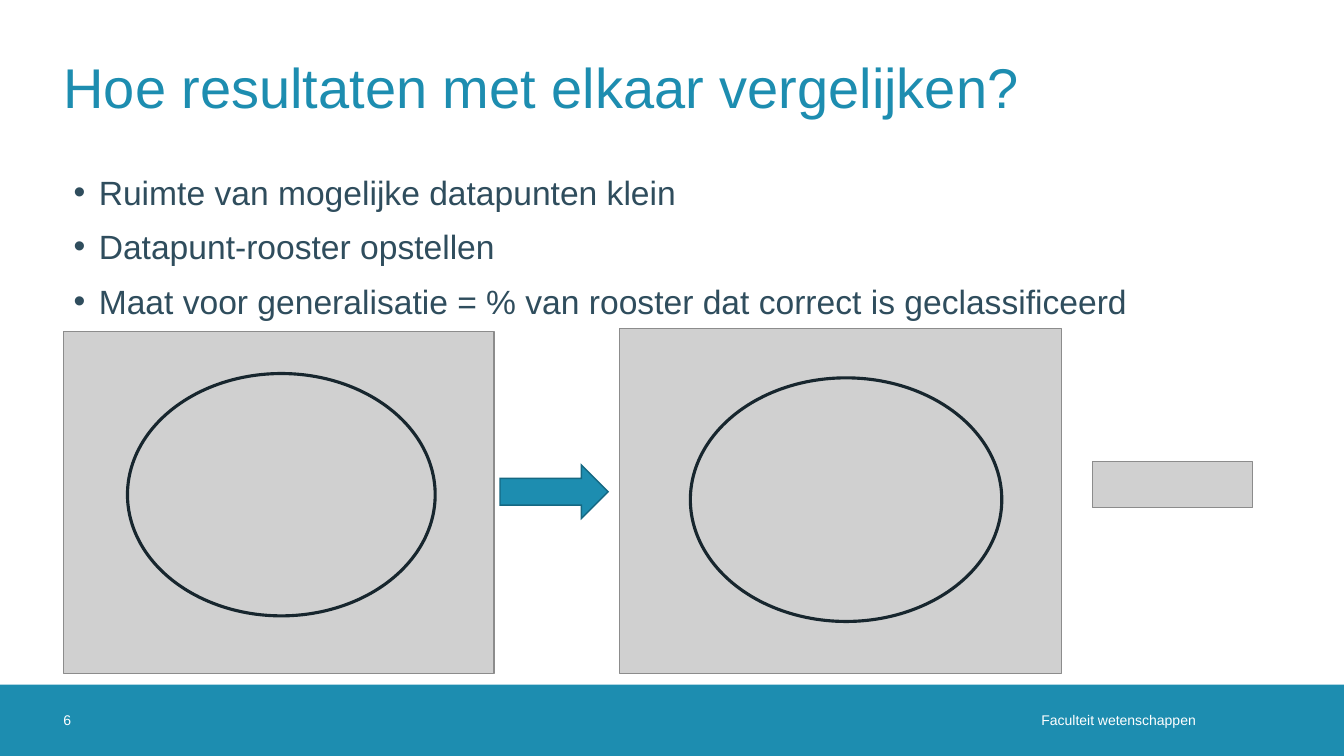
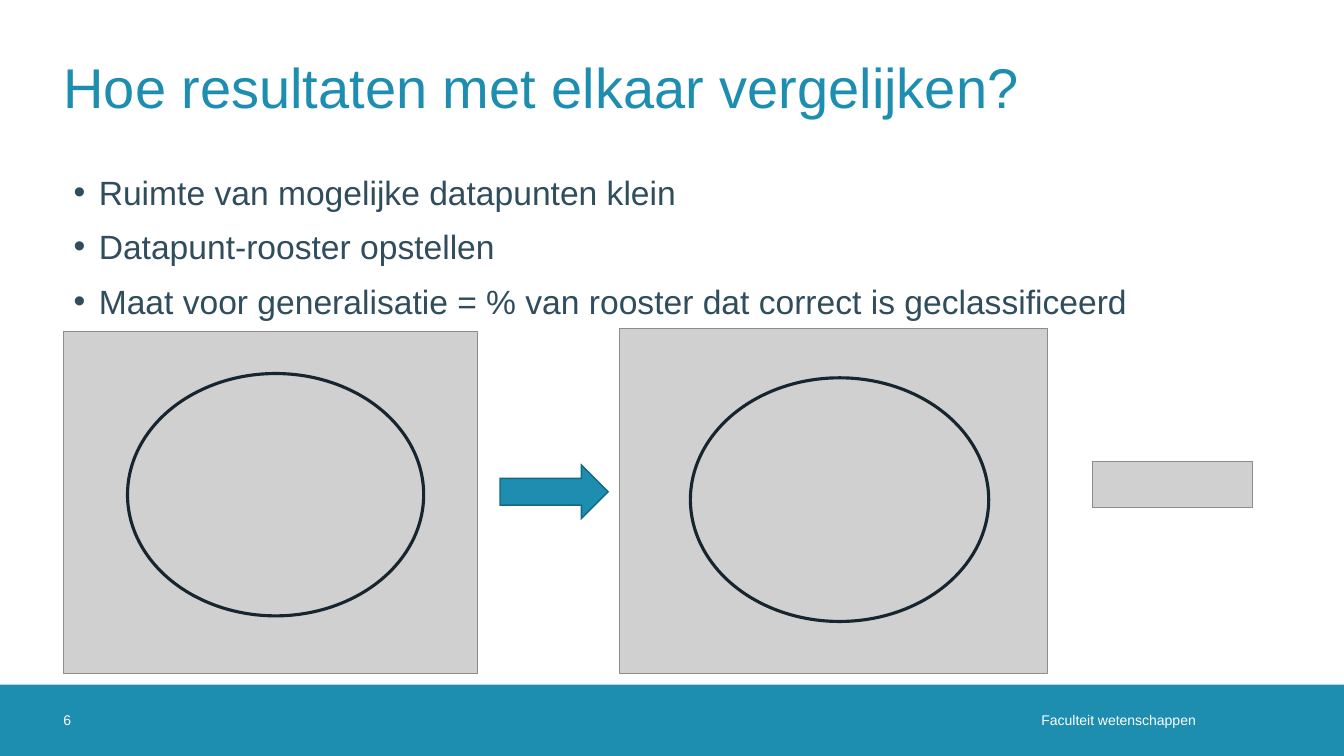
Before and after one commit to JoppeDJ/BachelorProef, a slide deck: slide 6 of Probleemstelling/Presentatie_Probleemstelling.pptx. Drawn at 1344x756 pixels with LibreOffice and Linux fonts; fonts in the diff are those of the drawing; grey boxes stand for pictures; background and template pictures are left out. Boxes give left, top, right and bottom in pixels: in the first picture for what was removed or moved away, otherwise in the second. Text is boxed around its words. In the diff, an @@ line names an element or a change of style, - is before the commit and + after.

```diff
--- a/Probleemstelling/Presentatie_Probleemstelling.pptx
+++ b/Probleemstelling/Presentatie_Probleemstelling.pptx
@@ picture: place and size @@
-picture at bbox=[620, 329, 1062, 674]
+picture at bbox=[620, 329, 1049, 674]
@@ picture: place and size @@
-picture at bbox=[64, 332, 494, 674]
+picture at bbox=[64, 332, 478, 674]
@@ ellipse: place and size @@
-ellipse at bbox=[127, 374, 435, 616]
+ellipse at bbox=[127, 374, 423, 616]
@@ ellipse: place and size @@
-ellipse at bbox=[691, 378, 1002, 622]
+ellipse at bbox=[691, 378, 989, 622]
```
Also in this commit, not shown: 3 other slides changed.
